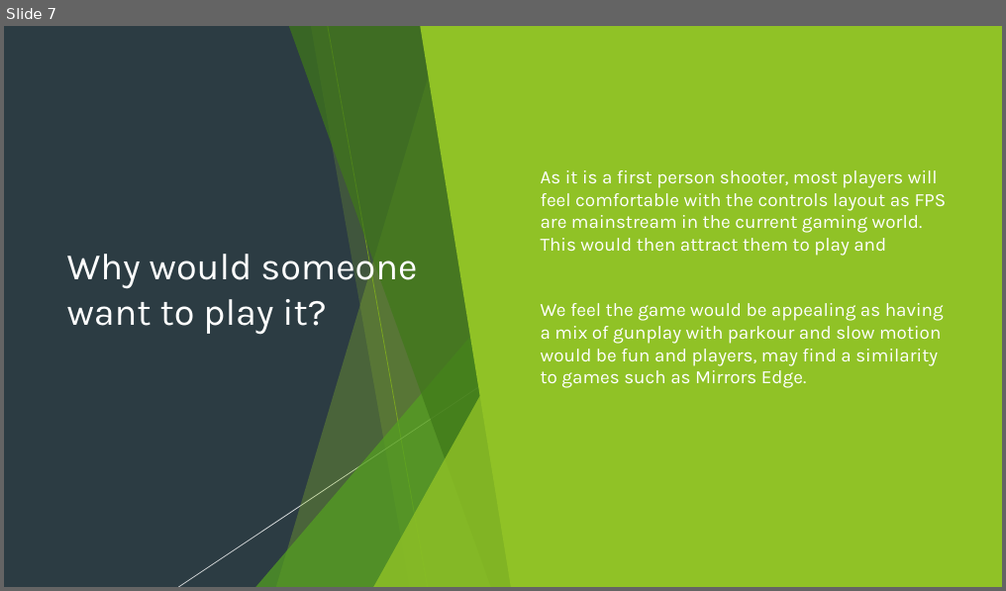
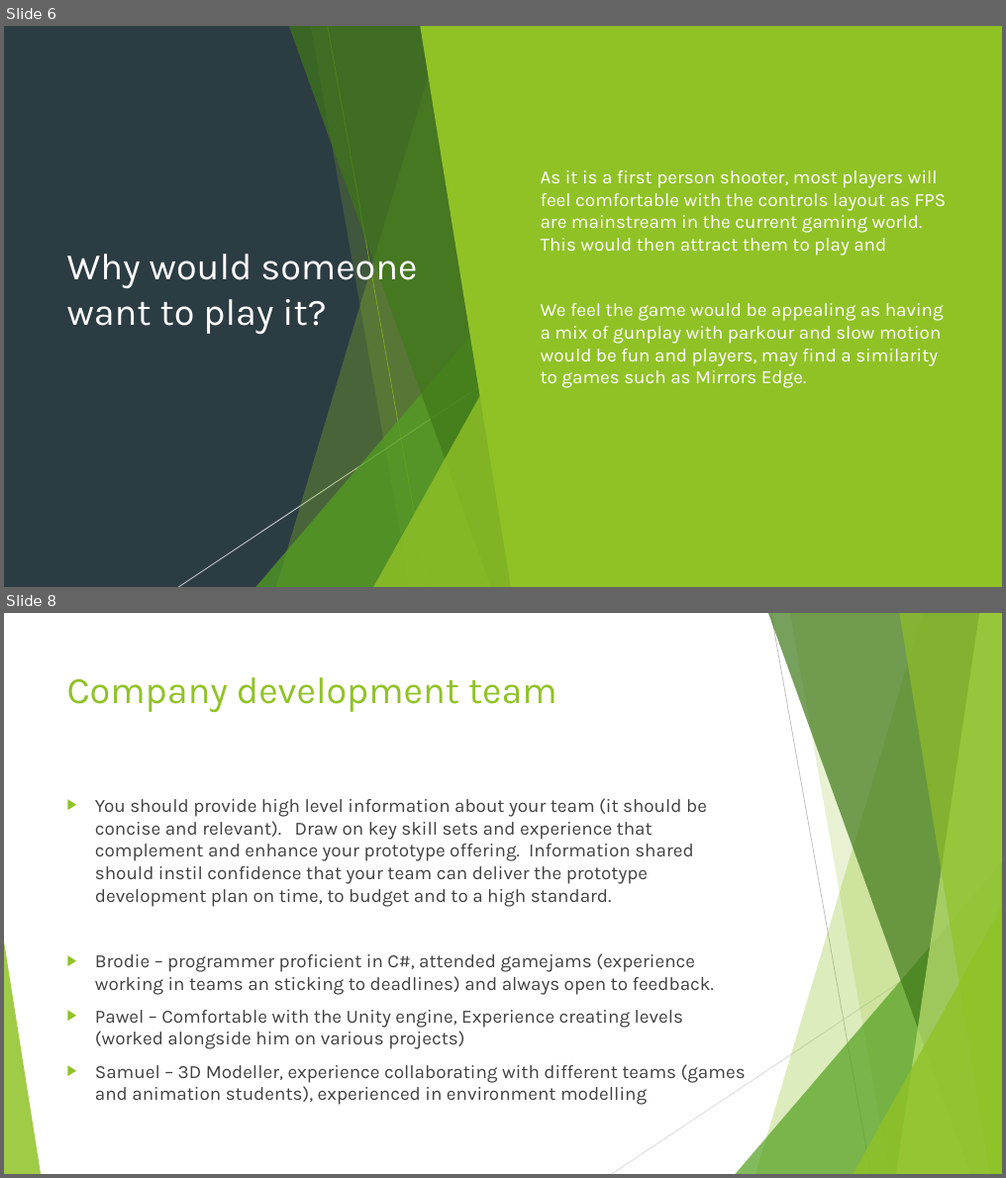
Before and after one commit to Pilokio/Tranzfuser, a slide deck: Virtual Pitch Presentation/Pitch.pptx. Shown one above the other, each under a label of ours: slide 7 before the commit, slides 6 and 8 after it; the slides between them are not shown. The pictures are 1006x591 and 1006x1178 pixels, drawn with LibreOffice and Linux fonts; fonts in the diff are those of the drawing. Boxes give left, top, right and bottom in pixels: in the first picture for what was removed or moved away, otherwise in the second. Text is boxed around its words. In the diff, an @@ line names an element or a change of style, - is before the commit and + after.

```diff
--- a/Virtual Pitch Presentation/Pitch.pptx
+++ b/Virtual Pitch Presentation/Pitch.pptx
@@ slide 8 added at box(4, 613, 1002, 1174), background #FFFFFF; not listed: 8 template elements that a slide beside it also shows @@
@@ line added from (771, 613) to (871, 1174), #BFBFBF 0.75 pt @@
@@ title added at box(67, 677, 557, 713), 36 pt, text #90C226 @@
+Company development team
@@ text added at box(95, 798, 746, 1105), 18 pt, text #404040 @@
+▶ You should provide high level information about your team (it should be concise and relevant). Draw on key skill sets and experience that complement and enhance your prototype offering. Information shared should instil confidence that your team can deliver the prototype development plan on time, to budget and to a high standard.
+▶ Brodie – programmer proficient in C#, attended gamejams (experience working in teams an sticking to deadlines) and always open to feedback.
+▶ Pawel – Comfortable with the Unity engine, Experience creating levels (worked alongside him on various projects)
+▶ Samuel – 3D Modeller, experience collaborating with different teams (games and animation students), experienced in environment modelling
@@ line added from (1002, 915) to (612, 1174), #D9D9D9 0.75 pt @@
@@ what was slide 7 is now slide 6 @@
```
Also in this commit, not shown: 3 other slides added, 1 slide removed.
